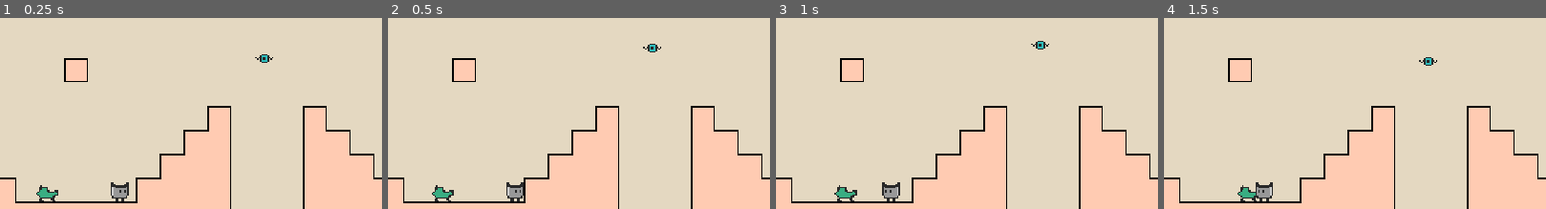
Above: before the commit, frames 1-4 (left to right).
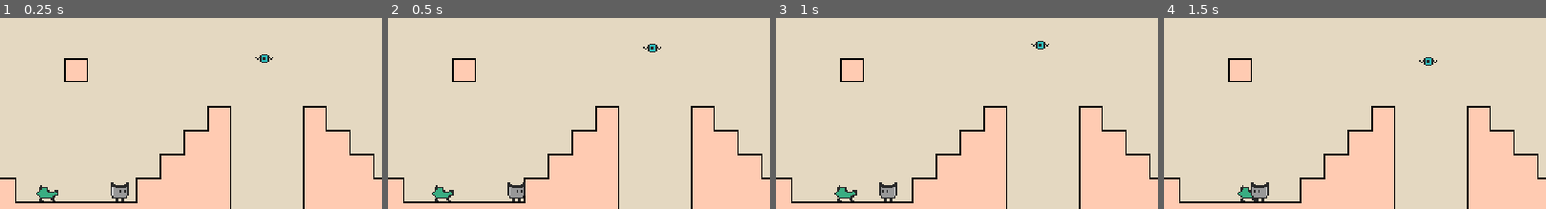
Above: after the commit, the same moments.

Repository: yannicka/ninja
Game: Godot game, scene res://src/Scenes/Game.tscn
Two runs of this game, one before a commit and one after it. Both use one fixed random seed, a clock stepped at 60 frames per second and the inputs below.
Inputs (mouse positions are % of the whole screen's width and height, from its top left):
- Up to frame 1 (0.25 s): no input
- Up to frame 2 (0.5 s): no input
- Up to frame 3 (1 s): move the mouse to (72, 45) at 0.52 s; hold Right (ui_right) from 0.53 s (still down); hold Space (space) from 0.53 s (still down); click (72, 45) at 0.67 s; tap Up (ui_up) at 0.77 s
- Up to frame 4 (1.5 s): keep holding Right (ui_right); move the mouse to (30, 55) at 1.27 s; release Space (space) at 1.28 s; tap Space (space) at 1.35 s
The pictures show only the part of the screen within x 45-95%, y 33-83%; the shares and areas given below are measured in that part.

Frame 1 is identical in both runs. In frame 2, 0.2% of the frame differs, in the area x 31-36%, y 86-96%; in frame 3, 0.3%; in frame 4, 0.3%, in the area x 22-29%, y 86-96%.

Commit message:
Relecture du code du canon (et de la boule de canon)

Diff:
--- a/project.godot
+++ b/project.godot
@@ -7,6 +7,16 @@
 ;   param=value ; assign values to parameters
 
 config_version=5
+
+_global_script_classes=[{
+"base": "CharacterBody2D",
+"class": &"Cannonball",
+"language": &"GDScript",
+"path": "res://src/Bullets/Cannonball.gd"
+}]
+_global_script_class_icons={
+"Cannonball": ""
+}
 
 [application]
 
--- a/src/Bullets/Cannonball.gd
+++ b/src/Bullets/Cannonball.gd
@@ -1,13 +1,23 @@
+class_name Cannonball
+
 extends CharacterBody2D
 
-func _ready():
-	velocity.y = -200
+const ROTATE_SPEED = 12 # radians/second
+const SHOOTING_SPEED = -320
+const GRAVITY = 520
 
-func _physics_process(delta):
-	velocity.y += 140 * delta
+var shooter = null
+
+func _ready() -> void:
+	velocity.y = SHOOTING_SPEED
+
+func _physics_process(delta: float) -> void:
+	rotation += ROTATE_SPEED * delta
+	velocity.y += GRAVITY * delta
+
 	move_and_slide()
 
-func _on_area_2d_body_entered(body):
+func _on_area_2d_body_entered(body: Node2D) -> void:
 	if body.has_method("die"):
 		body.die()
 		queue_free()
--- a/src/Bullets/Cannonball.tscn
+++ b/src/Bullets/Cannonball.tscn
@@ -22,7 +22,7 @@
 radius = 2.23607
 
 [node name="Cannonball" type="CharacterBody2D"]
-collision_layer = 0
+collision_layer = 8
 collision_mask = 0
 script = ExtResource("1_0j264")
 
@@ -34,6 +34,7 @@
 
 [node name="Area2d" type="Area2D" parent="."]
 collision_layer = 8
+collision_mask = 3
 
 [node name="CollisionShape2d" type="CollisionShape2D" parent="Area2d"]
 shape = SubResource("CircleShape2D_djotb")
--- a/src/Enemies/Cannon.gd
+++ b/src/Enemies/Cannon.gd
@@ -1,53 +1,48 @@
 extends CharacterBody2D
 
-const Cannonball = preload("res://src/Bullets/Cannonball.tscn")
-const SPEED = 20
+const CannonballScene = preload("res://src/Bullets/Cannonball.tscn")
 
-var timer_before_prepare_shot: Timer
-var timer_before_shot: Timer
-var timer_after_rewalk: Timer
+const SPEED = 22
+const GRAVITY = 500
 
-var direction = Vector2.RIGHT
+@export var direction = Vector2.RIGHT
 
-func _ready():
+var timer_before_prepare_shot = Timer.new()
+var timer_before_shot = Timer.new()
+
+func _ready() -> void:
+	scale.x = direction.x
 	velocity.x = SPEED * direction.x
 
-	timer_before_prepare_shot = Timer.new()
 	timer_before_prepare_shot.wait_time = 4
 	timer_before_prepare_shot.connect("timeout", on_timer_before_prepare_shot_timeout)
 	add_child(timer_before_prepare_shot)
 	timer_before_prepare_shot.start()
 
-	timer_before_shot = Timer.new()
 	timer_before_shot.wait_time = 1
 	timer_before_shot.connect("timeout", on_timer_before_shot_timeout)
 	add_child(timer_before_shot)
 
-	timer_after_rewalk = Timer.new()
-	timer_after_rewalk.wait_time = 0.5
-	timer_after_rewalk.connect("timeout", on_timer_after_rewalk_timeout)
-	add_child(timer_after_rewalk)
-
-func _physics_process(delta):
-	move_and_slide()
-
+func _physics_process(delta: float) -> void:
 	if not is_on_floor():
-		velocity.y += 120 * delta
+		velocity.y += GRAVITY * delta
+		velocity.y = min(velocity.y, GRAVITY)
 
 	if is_on_wall():
 		direction = -direction
 		velocity.x = SPEED * direction.x
-
 		scale.x = -1
 
-func _on_area_2d_body_entered(body):
+	move_and_slide()
+
+func _on_area_2d_body_entered(body: Node2D) -> void:
 	if body.has_method("die_or_bounce"):
 		var die_or_bounce = body.die_or_bounce()
 
 		if die_or_bounce == "bounce":
 			queue_free()
 
-func on_timer_before_prepare_shot_timeout():
+func on_timer_before_prepare_shot_timeout() -> void:
 	$AnimatedSprite2d.play("shot")
 
 	velocity.x = 0
@@ -55,28 +50,21 @@
 	timer_before_prepare_shot.stop()
 	timer_before_shot.start()
 
-func on_timer_before_shot_timeout():
-	var cannonball = Cannonball.instantiate()
+func on_timer_before_shot_timeout() -> void:
+	var cannonball = CannonballScene.instantiate()
+	cannonball.shooter = self
 	cannonball.global_position = self.global_position
+	cannonball.z_index = -1
 	get_tree().current_scene.add_child(cannonball)
 
 	timer_before_shot.stop()
-	timer_after_rewalk.start()
 
-func on_timer_after_rewalk_timeout():
-	$AnimatedSprite2d.play("walk")
+func _on_shooter_area_2d_body_entered(body: Node2D) -> void:
+	if body is Cannonball and body.velocity.y >= 0:
+		body.queue_free()
 
-	velocity.x = SPEED * direction.x
+		$AnimatedSprite2d.play("walk")
 
-	timer_after_rewalk.stop()
-	timer_before_prepare_shot.start()
+		velocity.x = SPEED * direction.x
 
-func _on_top_checker_body_entered(body):
-	if body.has_method("bounce"):
-		queue_free()
-
-		body.bounce()
-
-func _on_sides_checker_body_entered(body):
-	if body.has_method("die"):
-		body.die()
+		timer_before_prepare_shot.start()
--- a/src/Enemies/Cannon.tscn
+++ b/src/Enemies/Cannon.tscn
@@ -34,6 +34,9 @@
 [sub_resource type="CircleShape2D" id="CircleShape2D_gb5p8"]
 radius = 5.0
 
+[sub_resource type="RectangleShape2D" id="RectangleShape2D_s7oxf"]
+size = Vector2(12, 3)
+
 [node name="Cannon" type="CharacterBody2D"]
 collision_layer = 2
 collision_mask = 20
@@ -55,4 +58,13 @@
 position = Vector2(0, 3)
 shape = SubResource("CircleShape2D_gb5p8")
 
+[node name="ShooterArea2d" type="Area2D" parent="."]
+collision_layer = 2
+collision_mask = 8
+
+[node name="CollisionShape2D" type="CollisionShape2D" parent="ShooterArea2d"]
+position = Vector2(0, 6.5)
+shape = SubResource("RectangleShape2D_s7oxf")
+
 [connection signal="body_entered" from="Area2d" to="." method="_on_area_2d_body_entered"]
+[connection signal="body_entered" from="ShooterArea2d" to="." method="_on_shooter_area_2d_body_entered"]
Not shown: 1 places in src/Enemies/Cannon.tscn that only renumber resources
